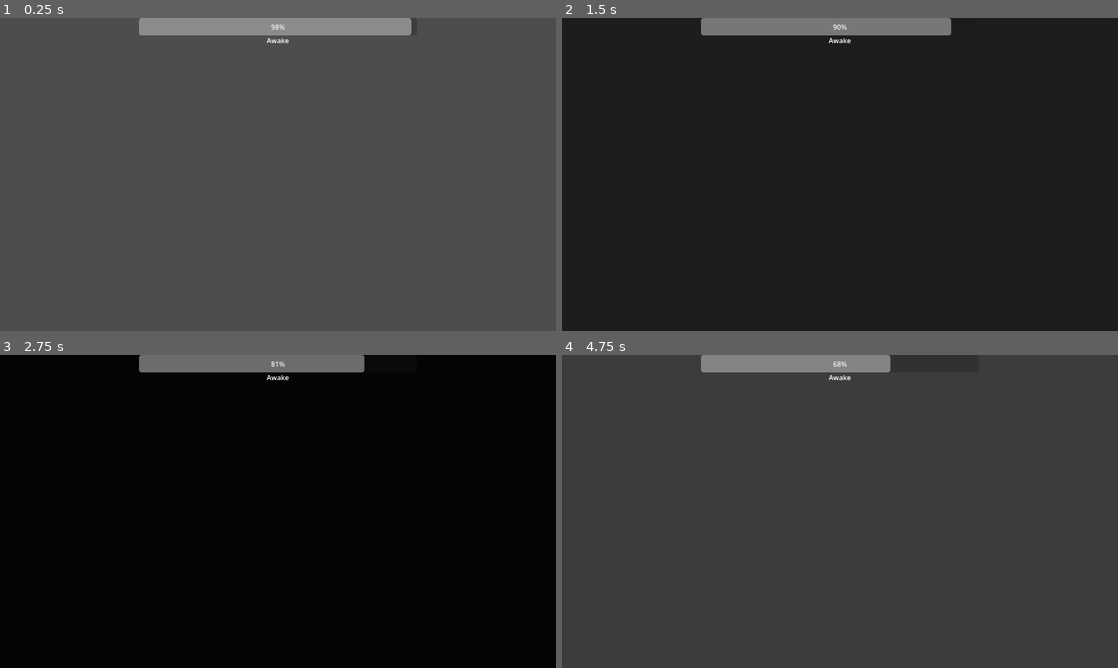
Above: before the commit, frames 1-4 (two rows, left to right).
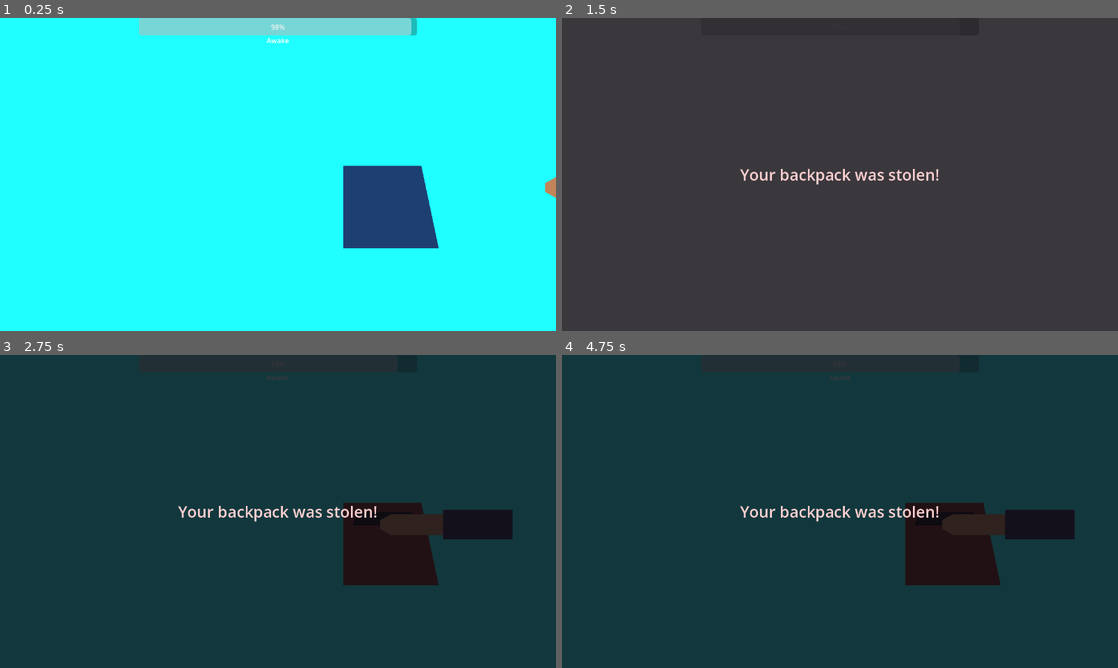
Above: after the commit, the same moments.

Repository: Azujinkle/OneButtonGame
Game: Godot game, scene res://scenes/game.tscn
Same seed, same stepped clock (60 frames per second), same inputs: the game is played once before the commit and once after it.
Inputs:
- Up to frame 1 (0.25 s): no input
- Up to frame 2 (1.5 s): hold Space (close) 0.53-1.28 s; tap Space (close) at 1.35 s
- Up to frame 3 (2.75 s): tap Enter at 2 s; hold Space (close) from 2.03 s (still down)
- Up to frame 4 (4.75 s): release Space (close) at 2.78 s; tap Space (close) at 2.85, 4.35 s; hold Space (close) 3.53-4.28 s

The runs differ from the first frame. In frame 1, 100% of the frame differs, in the area x 0-100%, y 0-100%; in frame 2, 100%; in frame 3, 99%; in frame 4, 99%.

Commit message:
Implement bus and steal prototype

Diff:
--- /dev/null
+++ b/one-button-game/scenes/bus_scene.tscn
@@ -0,0 +1,45 @@
+[gd_scene load_steps=4 format=3 uid="uid://iuclld5p4k8d"]
+
+[ext_resource type="Script" uid="uid://bjslycpl283dh" path="res://scripts/backpack.gd" id="1_backpack"]
+[ext_resource type="Script" path="res://scripts/thief_hands.gd" id="2_hands"]
+[ext_resource type="Script" path="res://scripts/steal_event.gd" id="3_steal_event"]
+
+[node name="busScene" type="Node2D" unique_id=840647726]
+
+[node name="ColorRect" type="ColorRect" parent="." unique_id=1346616861]
+offset_right = 1280.0
+offset_bottom = 720.0
+color = Color(0.12156863, 1, 1, 1)
+
+[node name="Backpack" type="Node2D" parent="." unique_id=1319432197]
+position = Vector2(900, 430)
+script = ExtResource("1_backpack")
+
+[node name="ClosedVisual" type="Polygon2D" parent="Backpack" unique_id=36664336]
+color = Color(0.117647, 0.25098, 0.45098, 1)
+polygon = PackedVector2Array(-110, -90, 70, -90, 110, 100, -110, 100)
+
+[node name="OpenVisual" type="Polygon2D" parent="Backpack" unique_id=1818257166]
+color = Color(0.45098, 0.156863, 0.117647, 1)
+polygon = PackedVector2Array(-110, -90, 70, -90, 110, 100, -110, 100)
+
+[node name="Opening" type="Polygon2D" parent="Backpack/OpenVisual" unique_id=495306863]
+color = Color(0.0352941, 0.0352941, 0.0470588, 1)
+polygon = PackedVector2Array(-78, -68, 48, -68, 68, -38, -88, -38)
+
+[node name="ThiefHands" type="Node2D" parent="."]
+position = Vector2(1380, 390)
+script = ExtResource("2_hands")
+
+[node name="HandVisual" type="Polygon2D" parent="ThiefHands"]
+polygon = PackedVector2Array(-100, -24, 150, -24, 150, 24, -100, 24, -125, 10, -125, -10)
+color = Color(0.760784, 0.52549, 0.352941, 1)
+
+[node name="SleeveVisual" type="Polygon2D" parent="ThiefHands"]
+polygon = PackedVector2Array(20, -34, 180, -34, 180, 34, 20, 34)
+color = Color(0.168627, 0.137255, 0.270588, 1)
+
+[node name="StealEvent" type="Node" parent="."]
+script = ExtResource("3_steal_event")
+
+[node name="WarningSound" type="AudioStreamPlayer" parent="StealEvent"]
--- a/one-button-game/scenes/game.tscn
+++ b/one-button-game/scenes/game.tscn
@@ -2,8 +2,13 @@
 
 [ext_resource type="PackedScene" uid="uid://b54mdno4igm2v" path="res://scenes/hud.tscn" id="1_uwrxv"]
 [ext_resource type="Script" uid="uid://cofk64dqp3x6c" path="res://scripts/game.gd" id="1_yqjtg"]
+[ext_resource type="PackedScene" uid="uid://iuclld5p4k8d" path="res://scenes/bus_scene.tscn" id="2_lnu2h"]
 
 [node name="Game" type="Node2D" unique_id=619202715]
 script = ExtResource("1_yqjtg")
 
-[node name="HUD" parent="." unique_id=1632463552 instance=ExtResource("1_uwrxv")]
+[node name="busScene" parent="." unique_id=840647726 instance=ExtResource("2_lnu2h")]
+
+[node name="HUDlayer" type="CanvasLayer" parent="." unique_id=443681947]
+
+[node name="HUD" parent="HUDlayer" unique_id=1632463552 instance=ExtResource("1_uwrxv")]
--- a/one-button-game/scenes/hud.tscn
+++ b/one-button-game/scenes/hud.tscn
@@ -38,6 +38,7 @@
 offset_bottom = 700.0
 grow_horizontal = 2
 grow_vertical = 2
+color = Color(0.039215688, 0.047058824, 0.043137256, 1)
 
 [node name="Energy" type="Control" parent="." unique_id=2135857015]
 layout_mode = 1
@@ -66,3 +67,31 @@
 offset_bottom = 70.0
 grow_horizontal = 2
 horizontal_alignment = 1
+
+[node name="ResultOverlay" type="ColorRect" parent="."]
+visible = false
+z_index = 10
+layout_mode = 0
+offset_right = 1280.0
+offset_bottom = 720.0
+mouse_filter = 2
+color = Color(0.0588235, 0.0470588, 0.0705882, 0.82)
+
+[node name="Message" type="Label" parent="ResultOverlay"]
+layout_mode = 1
+anchors_preset = 8
+anchor_left = 0.5
+anchor_top = 0.5
+anchor_right = 0.5
+anchor_bottom = 0.5
+offset_left = -320.0
+offset_top = -45.0
+offset_right = 320.0
+offset_bottom = 45.0
+grow_horizontal = 2
+grow_vertical = 2
+theme_override_colors/font_color = Color(1, 0.819608, 0.819608, 1)
+theme_override_font_sizes/font_size = 36
+text = "Your backpack was stolen!"
+horizontal_alignment = 1
+vertical_alignment = 1
--- /dev/null
+++ b/one-button-game/scripts/backpack.gd
@@ -0,0 +1,31 @@
+extends Node2D
+
+var is_open: bool = false
+
+@onready var closed_visual: CanvasItem = $ClosedVisual
+@onready var open_visual: CanvasItem = $OpenVisual
+
+
+func _ready() -> void:
+	_update_visuals()
+
+
+func open_zip() -> void:
+	if is_open:
+		return
+
+	is_open = true
+	_update_visuals()
+
+
+func close_zip() -> void:
+	if not is_open:
+		return
+
+	is_open = false
+	_update_visuals()
+
+
+func _update_visuals() -> void:
+	closed_visual.visible = not is_open
+	open_visual.visible = is_open
--- a/one-button-game/scripts/game.gd
+++ b/one-button-game/scripts/game.gd
@@ -1,15 +1,29 @@
 extends Node2D
+
+signal eyes_opened
+
+enum LevelState {
+	RUNNING,
+	LOST_STOLEN,
+}
+
+@onready var hud = $HUDlayer/HUD
+@onready var steal_event = $busScene/StealEvent
+@onready var backpack = $busScene/Backpack
 
 var energy: int
 var rest: int
 var is_resting: bool
 var is_rem: bool
+var eyes_are_closed: bool
+var level_state := LevelState.RUNNING
 
 const STARTING_ENERGY = 1800 # energy at the start of levels
 const AWAKE_ENERGY = -2 # energy lost per frame
 const REST_ENERGY = 3 # energy gained per frame while resting
 const REST_THRESHOLD = 30 # time in frames needed before properly resting
 const REM_THRESHOLD = 600 # energy needed to awaken if all energy is depleted
+const FIRST_STEAL_DELAY = 0.5 # short pause before the automatic tutorial steal
 
 # Called when the node enters the scene tree for the first time.
 func _ready() -> void:
@@ -17,39 +31,82 @@
 	rest = 0
 	is_resting = false
 	is_rem = false
+	eyes_are_closed = false
+	eyes_opened.connect(steal_event.player_opened_eyes)
+	steal_event.steal_succeeded.connect(_on_steal_succeeded)
+	_run_first_steal_event()
 
 # Called every frame. 'delta' is the elapsed time since the previous frame.
-func _process(delta: float) -> void:
-	if is_rem:
-		close_eyes()
-		if energy > REM_THRESHOLD:
-			is_rem = false
+func _process(_delta: float) -> void:
+	# Freeze gameplay systems after the level reaches a terminal state.
+	if level_state != LevelState.RUNNING:
+		return
+
+	if is_rem and energy > REM_THRESHOLD:
+		is_rem = false
+
+	var should_close_eyes := is_rem or Input.is_action_pressed("close")
+	if should_close_eyes != eyes_are_closed:
+		set_eyes_closed(should_close_eyes)
+
+	if eyes_are_closed:
+		rest = mini(rest + 1, REST_THRESHOLD)
+		is_resting = rest >= REST_THRESHOLD
 	else:
-		if Input.is_action_pressed("close"): # default controls
-			close_eyes()
-		else:
-			open_eyes()
-		# TODO: accessibility controls
+		rest = maxi(rest - 1, 0)
+		is_resting = false
 
 	energy += AWAKE_ENERGY
 	if is_resting:
 		energy += REST_ENERGY
 	if energy < 0:
 		is_rem = true
-	$HUD.update_energy(energy, is_resting, is_rem)
+	hud.update_energy(energy, is_resting, is_rem)
 
-# Close the player's eyes, fading out their sights before they recover energy.
-func close_eyes() -> void:
-	$HUD.close_eyes()
-	if rest >= REST_THRESHOLD:
-		is_resting = true
+
+func set_eyes_closed(value: bool) -> void:
+	if eyes_are_closed == value:
+		return
+
+	eyes_are_closed = value
+	if eyes_are_closed:
+		hud.close_eyes()
+		steal_event.player_closed_eyes()
 	else:
-		rest += 1
+		hud.open_eyes()
+		if is_resting:
+			hud.flare_eyes()
+		eyes_opened.emit()
+		_check_open_eyes_result()
 
-# Open the player's eyes, resuming energy depletion as they regain their sight.
-func open_eyes() -> void:
-	$HUD.open_eyes()
-	rest -= 1
-	if is_resting:
-		$HUD.flare_eyes()
-	is_resting = false
+
+# Discovering an already-open backpack means the steal has succeeded.
+func _check_open_eyes_result() -> void:
+	if backpack.is_open:
+		lose_from_steal()
+
+
+func lose_from_steal() -> void:
+	# Guard against showing the same result more than once.
+	if level_state != LevelState.RUNNING:
+		return
+
+	level_state = LevelState.LOST_STOLEN
+	hud.show_lose_message("Your backpack was stolen!")
+
+
+# If the response window already expired while the player was waking up,
+# resolve the loss as soon as the hand finishes opening the backpack.
+func _on_steal_succeeded() -> void:
+	if not eyes_are_closed:
+		lose_from_steal()
+
+
+func _run_first_steal_event() -> void:
+	await get_tree().create_timer(FIRST_STEAL_DELAY).timeout
+	if level_state != LevelState.RUNNING:
+		return
+
+	# The first event always plays. Awake players see the hand enter and retreat;
+	# sleeping players must release Space before the hand reaches the backpack.
+	steal_event.start_event(not eyes_are_closed)
--- a/one-button-game/scripts/hud.gd
+++ b/one-button-game/scripts/hud.gd
@@ -1,4 +1,8 @@
 extends Control
+
+# A partially transparent test value lets us inspect events while "asleep".
+# Change this to 1.0 once the steal flow and audio cues are finalized.
+const CLOSED_EYE_ALPHA = 0.7
 
 # Called when the node enters the scene tree for the first time.
 func _ready() -> void:
@@ -12,12 +16,12 @@
 # Darken the screen to simulate closed eyes.
 func close_eyes() -> void:
 	var tween: Tween = create_tween()
-	tween.tween_property($Fader, "modulate:a", 1.0, 0.5)
+	tween.tween_property($Fader, "modulate:a", CLOSED_EYE_ALPHA, 0.2)
 
 # Reveal the screen to simulate opened eyes.
 func open_eyes() -> void:
 	var tween: Tween = create_tween()
-	tween.tween_property($Fader, "modulate:a", 0.0, 0.5)
+	tween.tween_property($Fader, "modulate:a", 0.0, 0.2)
 
 # Causes a light flare.
 func flare_eyes() -> void:
@@ -34,3 +38,9 @@
 		$Energy/Status.text = "Resting"
 	else:
 		$Energy/Status.text = "Awake"
+
+
+# Display a terminal overlay after the player discovers the stolen backpack.
+func show_lose_message(message: String) -> void:
+	$ResultOverlay/Message.text = message
+	$ResultOverlay.visible = true
--- /dev/null
+++ b/one-button-game/scripts/steal_event.gd
@@ -0,0 +1,92 @@
+extends Node
+
+signal warning_started
+signal steal_prevented
+signal steal_succeeded
+
+enum State {
+	IDLE,
+	APPROACHING,
+	COMPLETE,
+}
+
+# Keep the hand visible briefly when the event starts while the player is awake.
+@export var awake_retreat_delay := 0.35
+
+@onready var backpack = $"../Backpack"
+@onready var thief_hands = $"../ThiefHands"
+@onready var warning_sound: AudioStreamPlayer = $WarningSound
+
+var state := State.IDLE
+var player_is_awake := true
+
+
+func _ready() -> void:
+	thief_hands.reached_backpack.connect(_on_hand_reached_backpack)
+
+
+func start_event(player_is_awake: bool) -> void:
+	if state != State.IDLE:
+		return
+
+	self.player_is_awake = player_is_awake
+
+	# The approach animation itself is the player's response window.
+	state = State.APPROACHING
+	warning_started.emit()
+	if warning_sound.stream:
+		warning_sound.play()
+	thief_hands.move_to_backpack()
+
+	# An awake player sees the approaching hand, so it retreats after a short beat.
+	if player_is_awake:
+		_retreat_from_awake_player()
+
+
+func player_opened_eyes() -> void:
+	player_is_awake = true
+	if state != State.APPROACHING:
+		return
+
+	_prevent_steal()
+
+
+func player_closed_eyes() -> void:
+	player_is_awake = false
+
+	# Restart a completed, prevented event when the player goes back to sleep.
+	if state == State.COMPLETE and not backpack.is_open:
+		reset_event()
+
+	# Closing the eyes before the tutorial timer expires starts the event now.
+	if state == State.IDLE:
+		start_event(false)
+
+
+func _retreat_from_awake_player() -> void:
+	await get_tree().create_timer(awake_retreat_delay).timeout
+	# If the player fell asleep during this short beat, continue the approach.
+	if state == State.APPROACHING and player_is_awake:
+		_prevent_steal()
+
+
+func _prevent_steal() -> void:
+	state = State.COMPLETE
+	thief_hands.retreat()
+	steal_prevented.emit()
+
+
+func _on_hand_reached_backpack() -> void:
+	if state != State.APPROACHING:
+		return
+
+	# Reaching the backpack closes the response window and completes the steal.
+	backpack.open_zip()
+	state = State.COMPLETE
+	steal_succeeded.emit()
+
+
+func reset_event() -> void:
+	state = State.IDLE
+	backpack.close_zip()
+	thief_hands.reset_position()
--- /dev/null
+++ b/one-button-game/scripts/thief_hands.gd
@@ -0,0 +1,53 @@
+extends Node2D
+
+signal reached_backpack
+signal finished_retreating
+
+@export var hidden_position := Vector2(1380.0, 390.0)
+@export var backpack_position := Vector2(1000.0, 390.0)
+@export var steal_duration := 0.7
+@export var retreat_duration := 0.4
+
+var movement_tween: Tween
+
+
+func _ready() -> void:
+	position = hidden_position
+
+
+func move_to_backpack() -> void:
+	_stop_movement()
+	movement_tween = create_tween()
+	movement_tween.set_trans(Tween.TRANS_SINE)
+	movement_tween.set_ease(Tween.EASE_OUT)
+	movement_tween.tween_property(
+		self,
+		"position",
+		backpack_position,
+		steal_duration
+	)
+	movement_tween.tween_callback(reached_backpack.emit)
+
+
+func retreat() -> void:
+	_stop_movement()
+	movement_tween = create_tween()
+	movement_tween.set_trans(Tween.TRANS_SINE)
+	movement_tween.set_ease(Tween.EASE_IN)
+	movement_tween.tween_property(
+		self,
+		"position",
+		hidden_position,
+		retreat_duration
+	)
+	movement_tween.tween_callback(finished_retreating.emit)
+
+
+func reset_position() -> void:
+	_stop_movement()
+	position = hidden_position
+
+
+func _stop_movement() -> void:
+	if movement_tween and movement_tween.is_valid():
+		movement_tween.kill()
Not shown, added: one-button-game/scripts/backpack.gd.uid
Not shown, added: one-button-game/scripts/steal_event.gd.uid
Not shown, added: one-button-game/scripts/thief_hands.gd.uid
